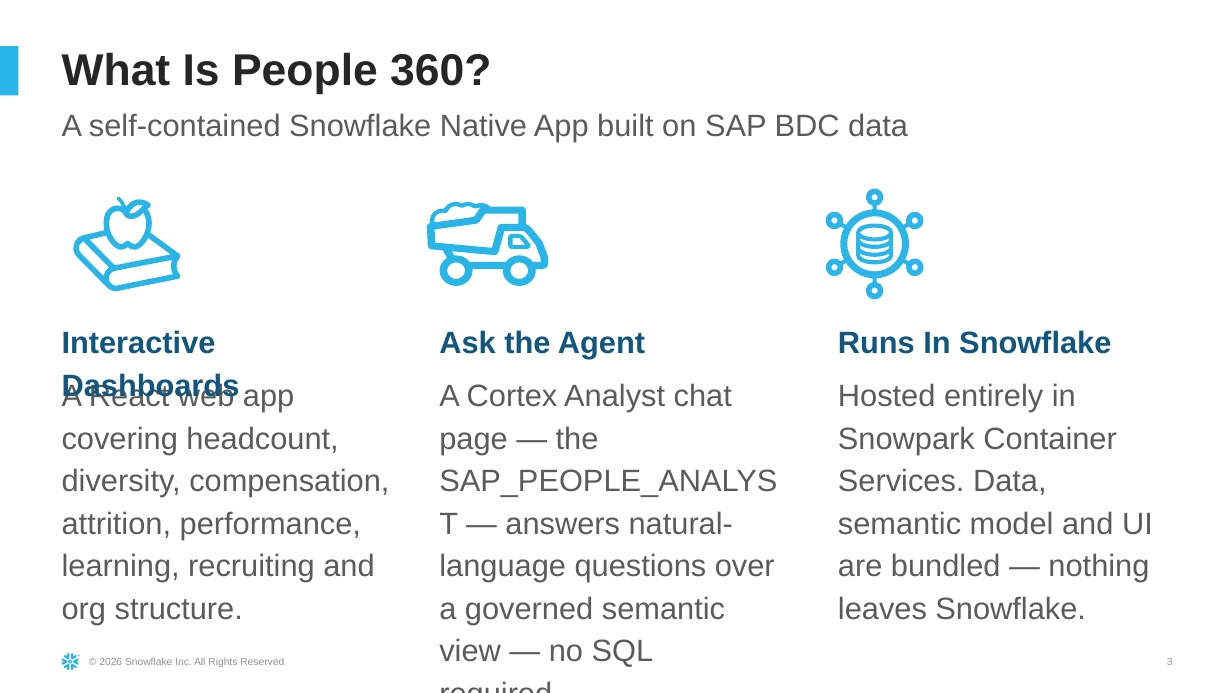
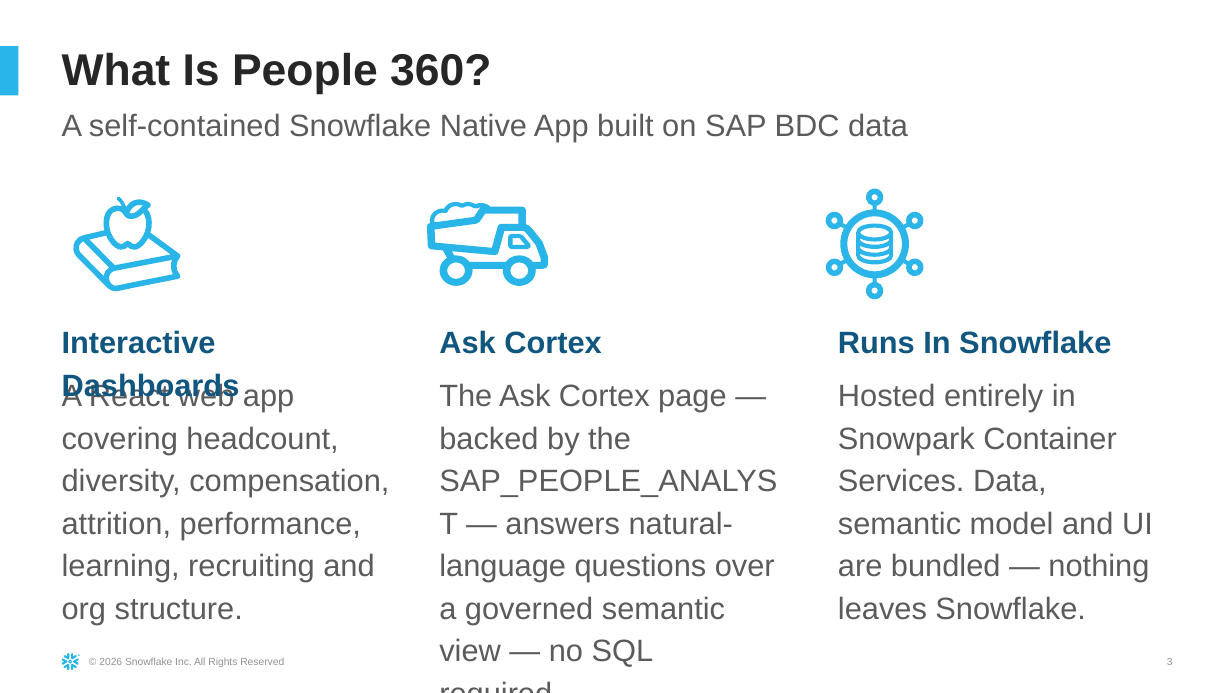
Before and after one commit to sfc-gh-dfreriks/sap-bdc-people-360, a slide deck: slide 3 of docs/SAP_People_360_Demo_Guide.pptx. Drawn at 1232x693 pixels with LibreOffice and Linux fonts; fonts in the diff are those of the drawing. Boxes give left, top, right and bottom in pixels: in the first picture for what was removed or moved away, otherwise in the second. Text is boxed around its words. In the diff, an @@ line names an element or a change of style, - is before the commit and + after.

Commit message:
Regenerate presales docs for new nav; fix kit tooling
Rebuild the docx/pptx outputs and screenshots for the Ask Cortex first /
Executive Dashboard layout, and fix kit generators that still read the removed
analyst page or the old first-page assumption.

Generated with [Snowflake CoCo](https://docs.snowflake.com/en/user-guide/cortex-code/cortex-code)

```diff
--- a/docs/SAP_People_360_Demo_Guide.pptx
+++ b/docs/SAP_People_360_Demo_Guide.pptx
@@ text at [439,330,601,354]: text changed @@
-Ask the Agent
+Ask Cortex
@@ text at [439,383,777,667]: text changed @@
-A Cortex Analyst chat page — the SAP_PEOPLE_ANALYST — answers natural-language questions over a governed semantic view — no SQL required.
+The Ask Cortex page — backed by the SAP_PEOPLE_ANALYST — answers natural-language questions over a governed semantic view — no SQL required.
```
Also in this commit, not shown: 2 other slides changed, 2 other files.
